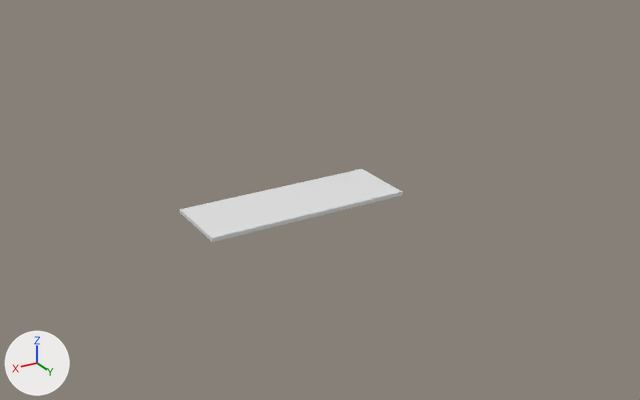
One commit to the Blender file RCLink/Models/ModelPositioning.blend: the scene before it, then after it.
The view is the same before and after, from a camera (50 mm lens) standing at (7.93, 14.23, 7.03) and looking at (0.85, 2.43, 1.13). The lights are fixed; the arrows at lower left show +X, +Y and +Z.
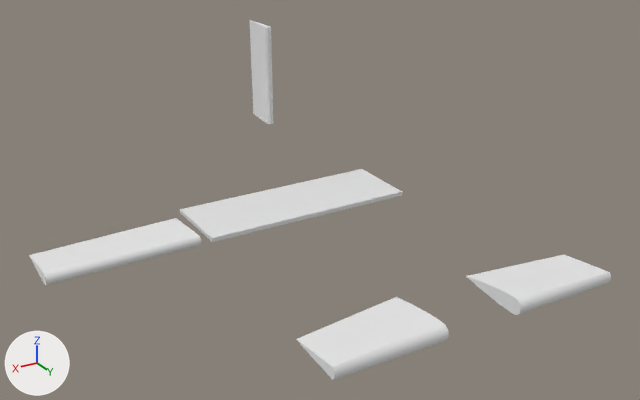
What differs and where, as boxes (x1, y1, x2, y2) in the pictures (640 x 400 px):
'mesh3.001', added: after (297, 297, 443, 367)
'mesh1.002', added: after (29, 218, 199, 273)
'mesh2', added: after (467, 255, 609, 298)
'mesh1.001', added: after (333, 323, 449, 380)
'mesh3.002', added: after (44, 236, 201, 285)
'mesh1.003', added: after (250, 20, 266, 123)
'mesh1', added: after (516, 272, 611, 314)
'mesh3.003', added: after (265, 27, 273, 124)
'mesh0', added: after (466, 276, 521, 315)
'mesh4.001', added: after (296, 339, 334, 380)
'mesh4.002', added: after (30, 257, 46, 285)

The change, as a diff of the scene's bpy script:
```diff
--- a/RCLink/Models/ModelPositioning.blend.py
+++ b/RCLink/Models/ModelPositioning.blend.py
@@ ob_mesh3_003 @@
+ob_mesh3_003 = bpy.data.objects.new('mesh3.003', me_mesh3_003)  # 96 vertices, 94 faces; spans x 0.128..0.135, y -0.16..0.0, z -0.006..0.006; in mat_0_647059_0_647059_0_647059_0_000000_0_001 (white #e7e7e7)
+ob_mesh3_003.location = (-0.03, 0.61, 3.31)
+ob_mesh3_003.rotation_euler = (1.571, -0.00122, -1.571)  # degrees (90, -0.1, -90)
+ob_mesh3_003.scale = (12.2, 12.2, 12.2)
@@ ob_mesh1_003 @@
+ob_mesh1_003 = bpy.data.objects.new('mesh1.003', me_mesh1_003)  # 46 vertices, 54 faces; spans x 0.131..0.197, y -0.16..0.0, z -0.006..0.0; in mat_0_647059_0_647059_0_647059_0_000000_0_001 (white #e7e7e7)
+ob_mesh1_003.location = (-0.03, 0.61, 3.31)
+ob_mesh1_003.rotation_euler = (1.571, -0.00122, -1.571)  # degrees (90, -0.1, -90)
+ob_mesh1_003.scale = (12.2, 12.2, 12.2)
@@ ob_mesh4_002 @@
+ob_mesh4_002 = bpy.data.objects.new('mesh4.002', me_mesh4_002)  # 51 vertices, 49 faces; spans x 5.115..5.125, y -0.15..0.068, z -0.703..0.425; in mat_0_647059_0_647059_0_647059_0_000000_0_000000 (white #e7e7e7)
+ob_mesh4_002.location = (0.0, 0.0, 0.0)
+ob_mesh4_002.rotation_euler = (1.571, 0.0, 0.0)  # degrees (90, 0, 0)
@@ ob_mesh3_002 @@
+ob_mesh3_002 = bpy.data.objects.new('mesh3.002', me_mesh3_002)  # 96 vertices, 94 faces; spans x 2.33..5.12, y -0.15..0.1, z -0.73..-0.59; in mat_0_647059_0_647059_0_647059_0_000000_0_000000 (white #e7e7e7)
+ob_mesh3_002.location = (0.0, 0.0, 0.0)
+ob_mesh3_002.rotation_euler = (1.571, 0.0, 0.0)  # degrees (90, 0, 0)
@@ ob_mesh1_002 @@
+ob_mesh1_002 = bpy.data.objects.new('mesh1.002', me_mesh1_002)  # 46 vertices, 54 faces; spans x 2.32..5.12, y -0.04..0.1, z -0.67..0.48; in mat_0_647059_0_647059_0_647059_0_000000_0_000000 (white #e7e7e7)
+ob_mesh1_002.location = (0.0, 0.0, 0.0)
+ob_mesh1_002.rotation_euler = (1.571, 0.0, 0.0)  # degrees (90, 0, 0)
@@ ob_mesh1_001 @@
+ob_mesh1_001 = bpy.data.objects.new('mesh1.001', me_mesh1_001)  # 116 vertices, 114 faces; spans x -0.0387..-0.03, y -0.3..-0.182, z -0.0088..0.0088; in mat_0_615686_0_811765_0_929412_0_000000_0_001 (white #e7e7e7)
+ob_mesh1_001.location = (5.61, 5.09, 0.17)
+ob_mesh1_001.rotation_euler = (0.0, -0.0134, -1.571)  # degrees (0, -0.8, -90)
+ob_mesh1_001.scale = (16.5, 16.5, 16.5)
@@ ob_mesh3_001 @@
+ob_mesh3_001 = bpy.data.objects.new('mesh3.001', me_mesh3_001)  # 56 vertices, 64 faces; spans x -0.0356..0.04, y -0.3..-0.182, z 0.0..0.0088; in mat_0_615686_0_811765_0_929412_0_000000_0_001 (white #e7e7e7)
+ob_mesh3_001.location = (5.61, 5.09, 0.17)
+ob_mesh3_001.rotation_euler = (0.0, -0.0134, -1.571)  # degrees (0, -0.8, -90)
+ob_mesh3_001.scale = (16.5, 16.5, 16.5)
@@ ob_mesh4_001 @@
+ob_mesh4_001 = bpy.data.objects.new('mesh4.001', me_mesh4_001)  # 29 vertices, 27 faces; spans x -0.0387..0.0243, y -0.182, z -0.0058..0.0067; in mat_0_615686_0_811765_0_929412_0_000000_0_001 (white #e7e7e7)
+ob_mesh4_001.location = (5.61, 5.09, 0.17)
+ob_mesh4_001.rotation_euler = (0.0, -0.0134, -1.571)  # degrees (0, -0.8, -90)
+ob_mesh4_001.scale = (16.5, 16.5, 16.5)
@@ ob_mesh2 @@
+ob_mesh2 = bpy.data.objects.new('mesh2', me_mesh2)  # 92 vertices, 106 faces; spans x -0.0366..0.04, y -0.3..-0.182, z -0.0088..0.0; in mat_0_615686_0_811765_0_929412_0_000000_0_000000 (white #e7e7e7)
+ob_mesh2.location = (-5.67, 5.09, 0.17)
+ob_mesh2.rotation_euler = (3.142, 0.0134, -1.571)  # degrees (180, 0.8, -90)
+ob_mesh2.scale = (16.5, 16.5, 16.5)
@@ ob_mesh1 @@
+ob_mesh1 = bpy.data.objects.new('mesh1', me_mesh1)  # 116 vertices, 114 faces; spans x -0.0387..-0.03, y -0.3..-0.182, z -0.0088..0.0088; in mat_0_615686_0_811765_0_929412_0_000000_0_000000 (white #e7e7e7)
+ob_mesh1.location = (-5.67, 5.09, 0.17)
+ob_mesh1.rotation_euler = (3.142, 0.0134, -1.571)  # degrees (180, 0.8, -90)
+ob_mesh1.scale = (16.5, 16.5, 16.5)
@@ ob_mesh0 @@
+ob_mesh0 = bpy.data.objects.new('mesh0', me_mesh0)  # 61 vertices, 59 faces; spans x -0.0387..0.04, y -0.3, z -0.0088..0.0088; in mat_0_615686_0_811765_0_929412_0_000000_0_000000 (white #e7e7e7)
+ob_mesh0.location = (-5.67, 5.09, 0.17)
+ob_mesh0.rotation_euler = (3.142, 0.0134, -1.571)  # degrees (180, 0.8, -90)
+ob_mesh0.scale = (16.5, 16.5, 16.5)
```
